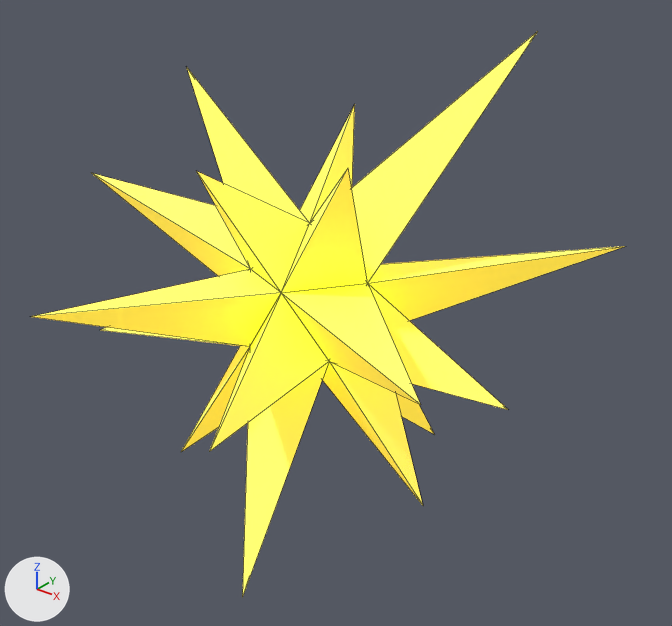
A saved change to the OBJ model assets/models/explosion.obj.
Rendered twice from a 50 mm camera at (6.57, -7.73, 4.7) aimed at (0.17, 0.27, -0.26). Every picture has the same lights, and +X, +Y and +Z are marked at lower left. The older version comes first. Mesh edges are drawn as thin lines. Where no turn or scale is listed for an object, it has been applied to the vertices.
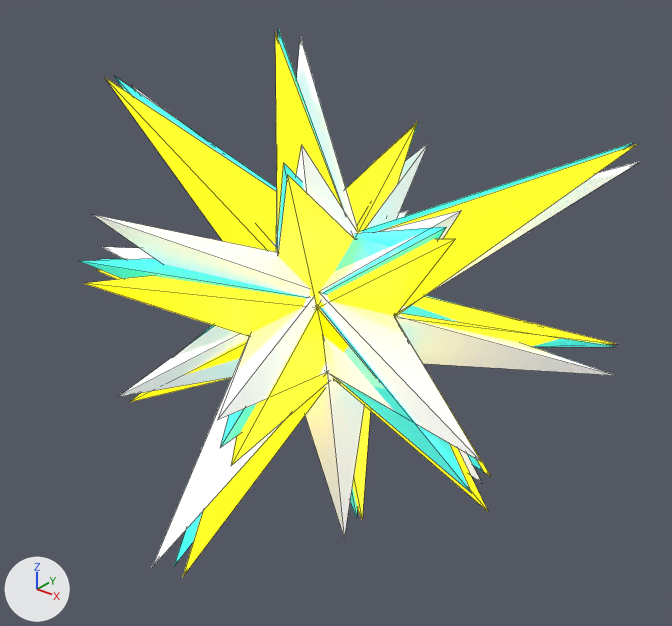
Commit message: emissive support + new explosion glitch model

Changed parts and their boxes (x1, y1, x2, y2) in the pictures (672 x 626 px):
```json
{"object": "Icosphere", "change": "recoloured, reshaped", "before": [31, 31, 625, 597], "after": [80, 29, 632, 566], "on screen": "7% narrower"}
{"object": "Icosphere.001", "change": "added", "after": [84, 31, 637, 576], "on screen": "yellow"}
{"object": "Icosphere.002", "change": "added", "after": [92, 36, 641, 567]}
```

The change, as JSON lines over the scene's bpy script:
```json
{"op": "set", "path": "mat_material_002.base_color", "old": "(1.0, 0.9, 0.2)", "new": "(0.0202, 0.8, 0.72)", "note": "yellow #fff37c -> cyan #27e7dd"}
{"op": "set", "path": "mat_material_002.emission_color", "old": "(0.6, 0.4, 0.0)", "new": "(0.05, 0.4, 0.35)", "note": "yellow #cbaa00 -> cyan #3faaa0"}
{"op": "add", "block": "mat_material_005", "code": ["mat_material_005 = principled_material('Material.005')", "mat_material_005.base_color = (1.0, 1.0, 1.0)  # white #ffffff", "mat_material_005.emission_color = (0.3, 0.3, 0.3)  # grey #959595", "mat_material_005.emission_strength = 1.0"]}
{"op": "add", "block": "mat_material_004", "code": ["mat_material_004 = principled_material('Material.004')", "mat_material_004.base_color = (1.0, 0.93, 0.0)  # yellow #fff700", "mat_material_004.emission_color = (1.0, 0.7, 0.0)  # yellow #ffda00", "mat_material_004.emission_strength = 1.0"]}
{"block": "me_icosphere", "where": "# used by ob_icosphere; location = (0.0, 0.0, 0.0)"}
{"op": "remove", "block": "me_icosphere", "code": "me_icosphere.from_pydata(...)  # 32 vertices, 60 faces; spans x -4.01..3.04, y -3.12..3.19, z -2.82..3.11"}
{"op": "add", "block": "me_icosphere", "code": "me_icosphere.from_pydata(...)  # 32 vertices, 60 faces; spans x -3.33..3.39, y -2.96..3.28, z -2.96..3.0"}
{"block": "me_icosphere", "change": "me_icosphere part 1: the whole mesh is multiplied about its middle by the matrix ((0.927, -0.092, 0.363), (0.037, 0.987, 0.154), (-0.372, -0.129, 0.919)), then moved by (0.19, 0.07, 0.16)"}
{"op": "add", "block": "me_icosphere_002", "code": ["me_icosphere_002 = bpy.data.meshes.new('Icosphere.002')", "me_icosphere_002.from_pydata(...)  # 32 vertices, 60 faces; spans x -3.31..3.49, y -2.81..3.24, z -3.19..2.87", "me_icosphere_002.materials.append(mat_material_005)  # white #ffffff, glowing grey #959595"]}
{"op": "add", "block": "me_icosphere_001", "code": ["me_icosphere_001 = bpy.data.meshes.new('Icosphere.001')", "me_icosphere_001.from_pydata(...)  # 32 vertices, 60 faces; spans x -3.18..3.55, y -3.09..3.14, z -2.9..3.01", "me_icosphere_001.materials.append(mat_material_004)  # yellow #fff700, glowing yellow #ffda00"]}
{"op": "add", "block": "ob_icosphere_002", "code": ["ob_icosphere_002 = bpy.data.objects.new('Icosphere.002', me_icosphere_002)", "ob_icosphere_002.location = (0.0, 0.0, 0.0)"]}
{"op": "add", "block": "ob_icosphere_001", "code": ["ob_icosphere_001 = bpy.data.objects.new('Icosphere.001', me_icosphere_001)", "ob_icosphere_001.location = (0.0, 0.0, 0.0)"]}
```
